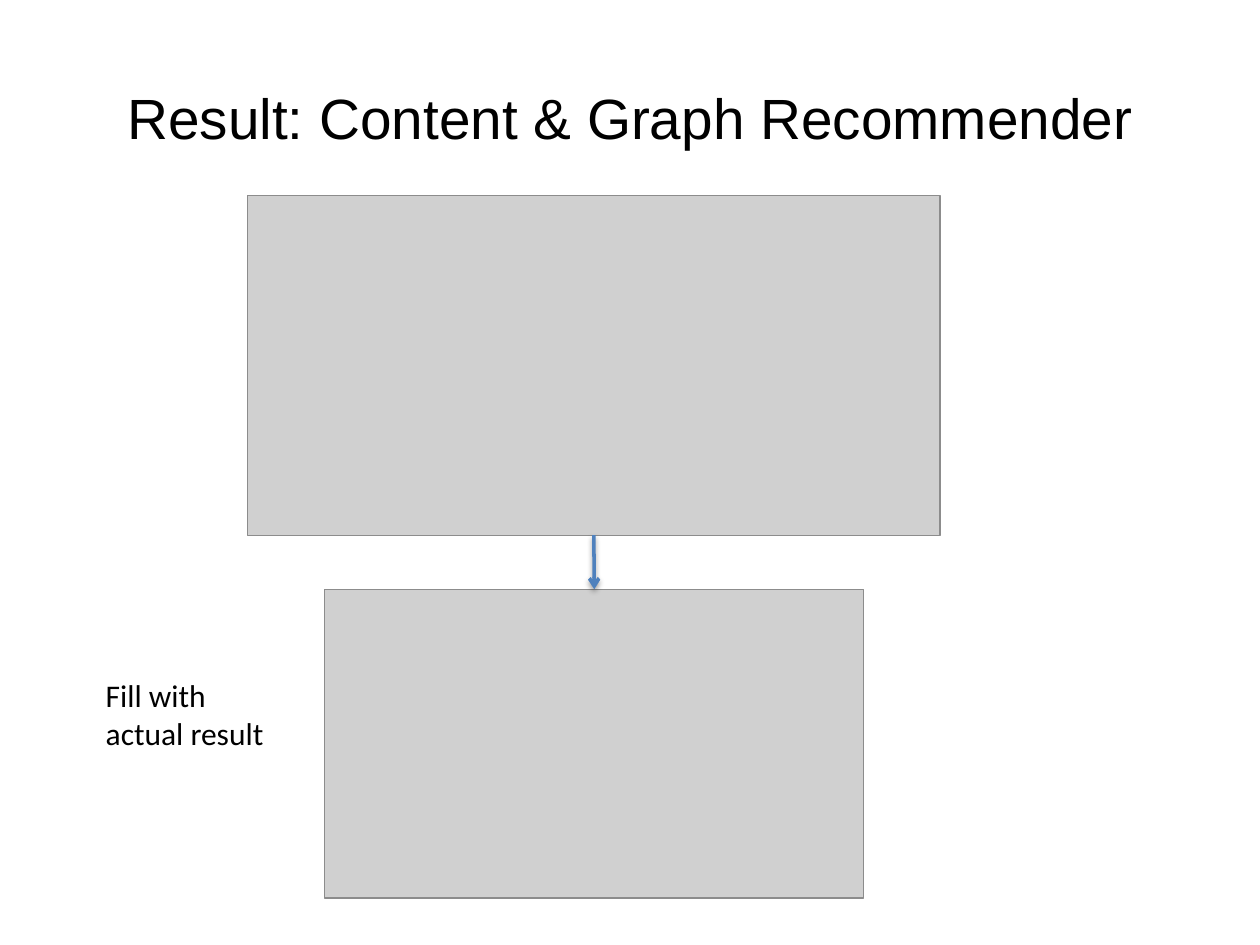
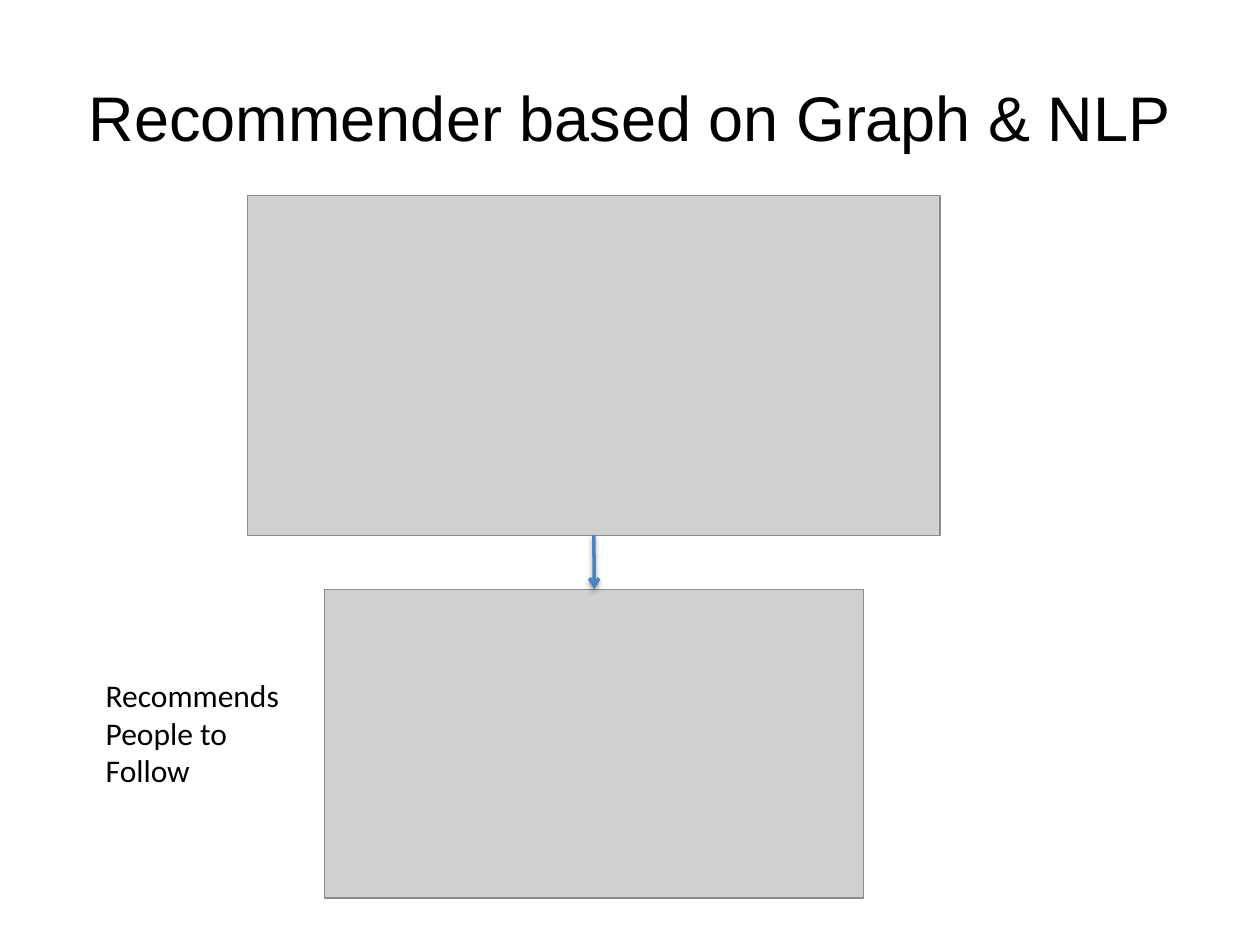
Before and after one commit to susiexsun/capstone_project, a slide deck: slide 4 of capstone_presentation.pptx. Drawn at 1260x945 pixels with LibreOffice and Linux fonts; fonts in the diff are those of the drawing; grey boxes stand for pictures. Boxes give left, top, right and bottom in pixels: in the first picture for what was removed or moved away, otherwise in the second. Text is boxed around its words. In the diff, an @@ line names an element or a change of style, - is before the commit and + after.

```diff
--- a/capstone_presentation.pptx
+++ b/capstone_presentation.pptx
@@ title at [89,95,1170,153]: text changed; size 32.4 to 36 pt @@
-Result: Content & Graph Recommender
+Recommender based on Graph & NLP
@@ text at [106,685,279,783]: text changed @@
-Fill with actual result
+Recommends People to Follow
```
Also in this commit, not shown: 4 other slides changed, 1 other file.
